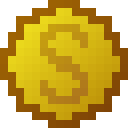
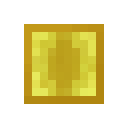
Before/after of a 128 x 128 layered artwork. What changed in the layer stack:
renamed "Hintergrund" to "front", opacity 100% → 75%, painted on it over [24, 24, 104, 104]
renamed "Amount #1" to "coinCentBackground", painted on it over [8, 8, 120, 120]
removed layer "Amount" over [0, 0, 128, 128]
